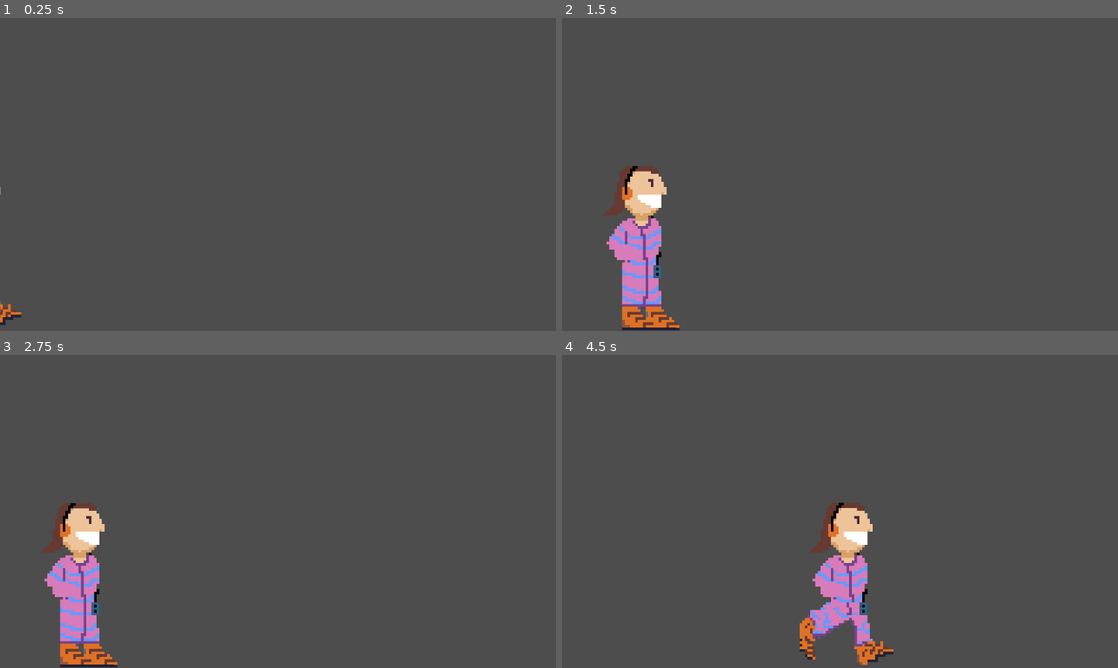
Above: before the commit, frames 1-4 (two rows, left to right).
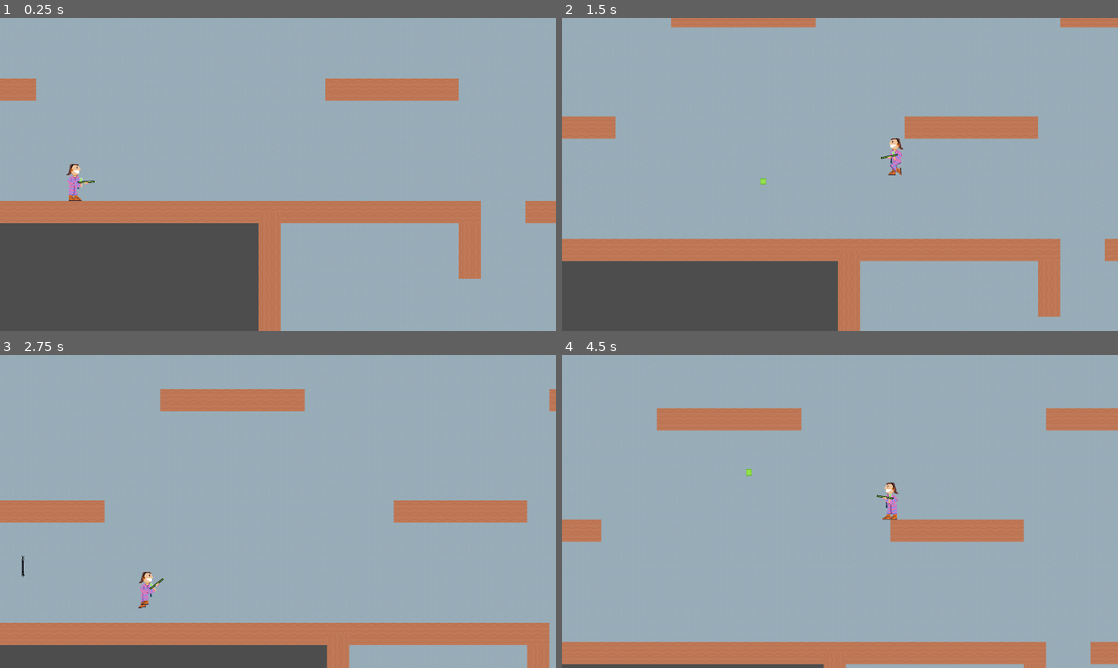
Above: after the commit, the same moments.

Repository: deruitda/ludum-dare-56
Game: Godot game, scene res://scenes/levels/termite_extermination_andrew_2.tscn
Same seed, same stepped clock (60 frames per second), same inputs: the game is played once before the commit and once after it. Before the commit the project starts from res://scenes/levels/opening_scene.tscn. Sound files missing from this copy of the repository are replaced by a short silence.
Inputs (mouse positions are in pixels of both pictures, inside the frame that each line leads up to):
- Up to frame 1 (0.25 s): no input
- Up to frame 2 (1.5 s): move the mouse to (962, 158) at 0.52 s; hold D (move_right) from 0.53 s (still down); tap Shift (dash) at 0.6 s; tap Space (jump) at 0.77, 1.07 s; move the mouse to (728, 190) at 1.27 s; click (728, 190) at 1.35 s
- Up to frame 3 (2.75 s): tap Space (jump) at 1.52, 1.82 s; move the mouse to (333, 442) at 2.02 s; release D (move_right) at 2.03 s; hold A (move_left) from 2.03 s (still down); tap Shift (dash) at 2.1 s
- Up to frame 4 (4.5 s): move the mouse to (812, 574) at 2.77 s; release A (move_left) at 2.78 s; hold D (move_right) 2.78-4.28 s; click (812, 574) at 2.85 s; tap Space (jump) at 3.02, 3.32, 3.77, 4.07 s; move the mouse to (1006, 558) at 3.52 s; tap Shift (dash) at 3.6 s; move the mouse to (673, 464) at 4.27 s; hold A (move_left) from 4.28 s (still down); click (673, 464) at 4.35 s

The runs differ from the first frame. In frame 1, 84% of the frame differs, in the area x 0-100%, y 0-100%; in frame 2, 91%; in frame 3, 96%; in frame 4, 99%.

Commit message:
opening cut scene

Diff:
--- a/project.godot
+++ b/project.godot
@@ -11,7 +11,7 @@
 [application]
 
 config/name="ludum-dare-56"
-run/main_scene="res://scenes/levels/opening_scene.tscn"
+run/main_scene="res://scenes/levels/termite_extermination_andrew_2.tscn"
 config/features=PackedStringArray("4.3", "GL Compatibility")
 config/icon="res://icon.svg"
 
--- a/scenes/core/world.gd
+++ b/scenes/core/world.gd
@@ -6,14 +6,19 @@
 # Called when the node enters the scene tree for the first time.
 func _ready() -> void:
 	SignalBus.start_game.connect(start_opening_cutscene) # Replace with function body.
-	SignalBus.opening_cutscene_finished.connect(start_opening_cutscene)
+	SignalBus.opening_cutscene_finished.connect(on_load_level)
 
 func start_opening_cutscene():
+	clean_up_scene()
 	add_child(OPENING_SCENE.instantiate())
 
 func on_load_level() -> void:
+	clean_up_scene()
 	add_child(current_level.instantiate())
 
+func clean_up_scene():
+	for child in get_children():
+		child.queue_free()  # Properly removes and frees memory
 # Called every frame. 'delta' is the elapsed time since the previous frame.
 func _process(delta: float) -> void:
 	pass
